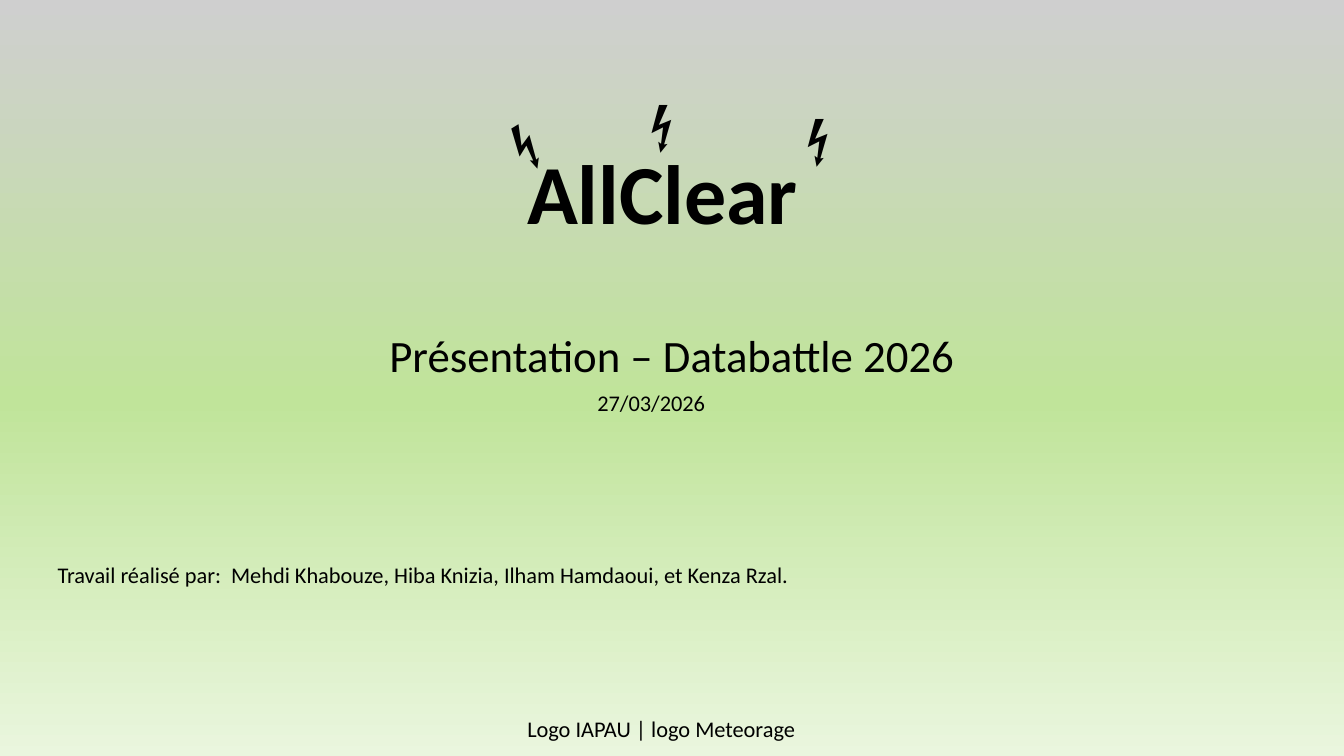
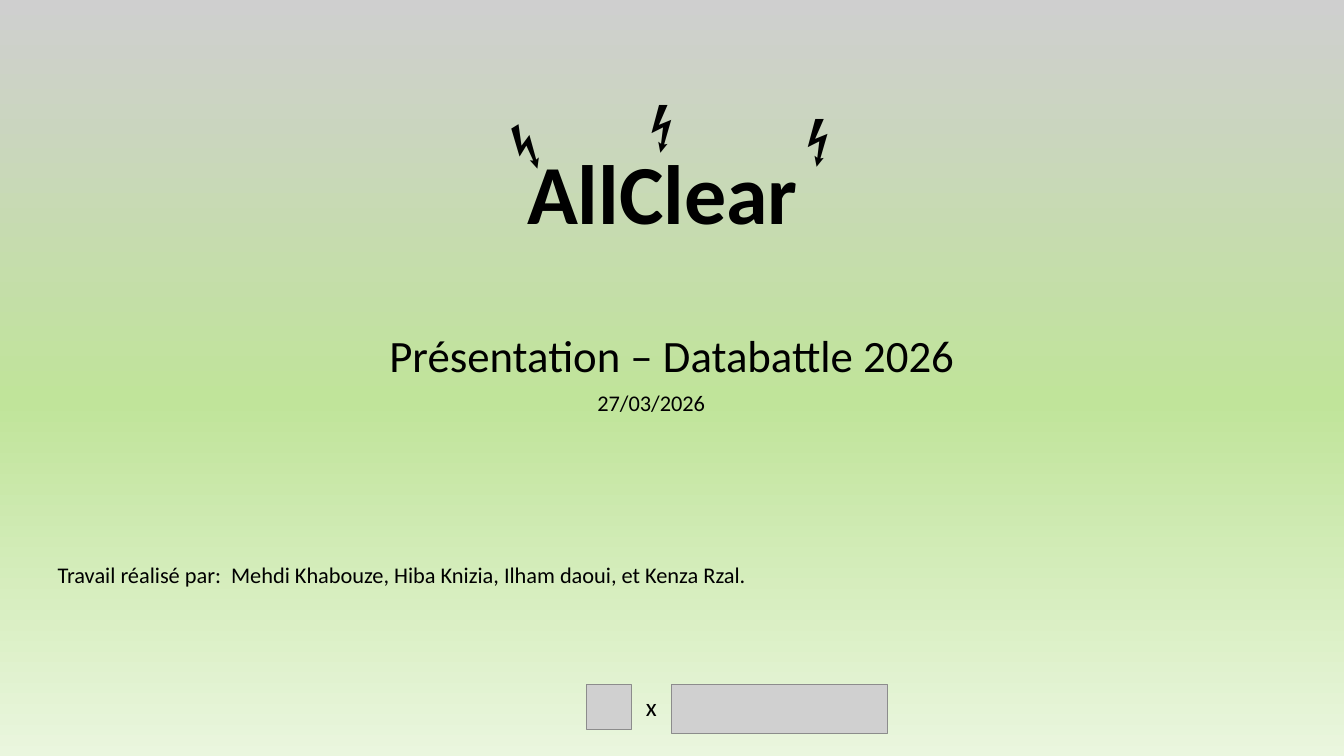
Before and after one commit to Mehdi-kbz/AllClear, a slide deck: slide 1 of Presentation.pptx. Drawn at 1344x756 pixels with LibreOffice and Linux fonts; fonts in the diff are those of the drawing; grey boxes stand for pictures. Boxes give left, top, right and bottom in pixels: in the first picture for what was removed or moved away, otherwise in the second. Text is boxed around its words. In the diff, an @@ line names an element or a change of style, - is before the commit and + after.

```diff
--- a/Presentation.pptx
+++ b/Presentation.pptx
@@ subtitle at (58, 567, 745, 587): text changed @@
-Travail réalisé par: Mehdi Khabouze, Hiba Knizia, Ilham Hamdaoui, et Kenza Rzal.
+Travail réalisé par: Mehdi Khabouze, Hiba Knizia, Ilham daoui, et Kenza Rzal.
@@ picture added at (587, 685, 631, 729) @@
@@ picture added at (673, 686, 888, 734) @@
@@ text added at (646, 704, 657, 716), 18 pt, text #000000 @@
+x
@@ text removed at (527, 721, 795, 741) @@
-Logo IAPAU | logo Meteorage
```
Also in this commit, not shown: 13 other slides changed, 9 slides added, 3 slides removed, 5 other files.
